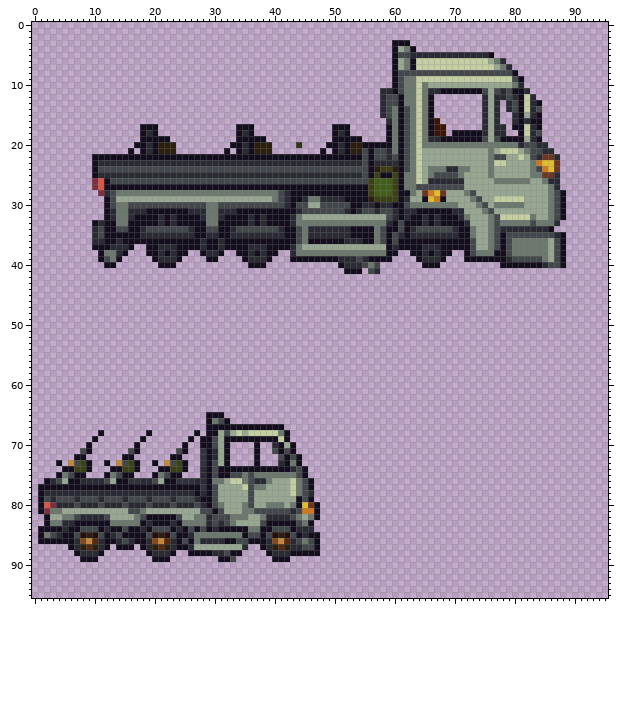
File history of a sprite sheet, ArmoredWarfare/Entities/Vehicles/Ground/TechnicalBigTruck/TechnicalBigTruck.png. Above is the file before it was changed.
The file is 96x96 pixels.
And afterwards:
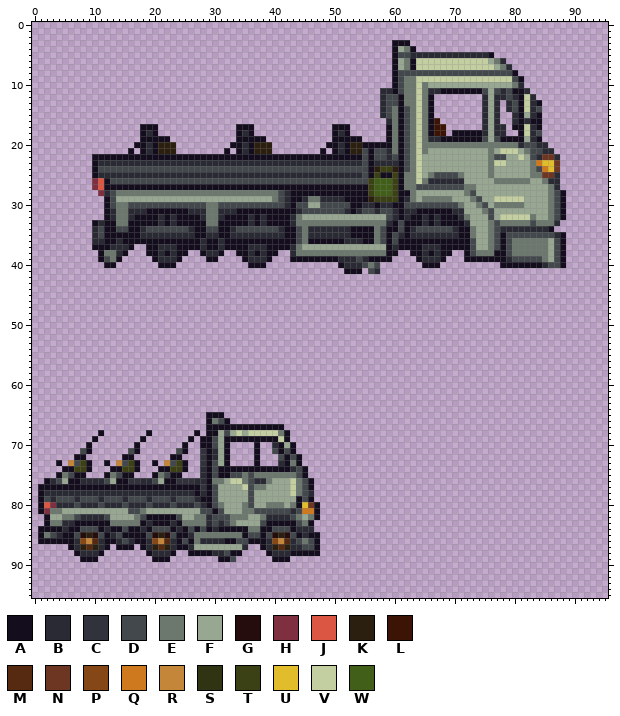
Palette (. is transparent): A #130d1d  B #2a2a34  C #32323c  D #42484b  E #6c776e  F #97a792  G #260d0d  H #7e3041  J #db5743  K #2b200f  L #3b1406  M #552a11  N #6c3622  P #844715  Q #ce791e  R #c4873a  S #313412  T #3b4015  U #e1bd2b  V #c4cfa1  W #415f18
From old to new:
{"y":20,"x":44,"old":"S","new":"."}
{"y":21,"x":65,"old":"F","new":"E"}
{"y":24,"x":66,"old":"EEEBBEE","new":"FFFFFFF"}
{"y":26,"x":65,"old":"F","new":"E"}
{"y":27,"x":72,"old":"FF","new":"EE"}
{"y":28,"x":65,"old":"NQUN","new":"FFFF"}
{"y":29,"x":63,"old":"F","new":"E"}
{"y":29,"x":65,"old":"AUQAF","new":"EEEEE"}
{"y":30,"x":63,"old":"EEEEEEEEF","new":"DDDDDDDDE"}
{"y":32,"x":76,"old":"ED","new":"DF"}
{"label":"erased","picture_box":[296,142,302,148]}
{"label":"changed","picture_box":[410,148,500,220]}
